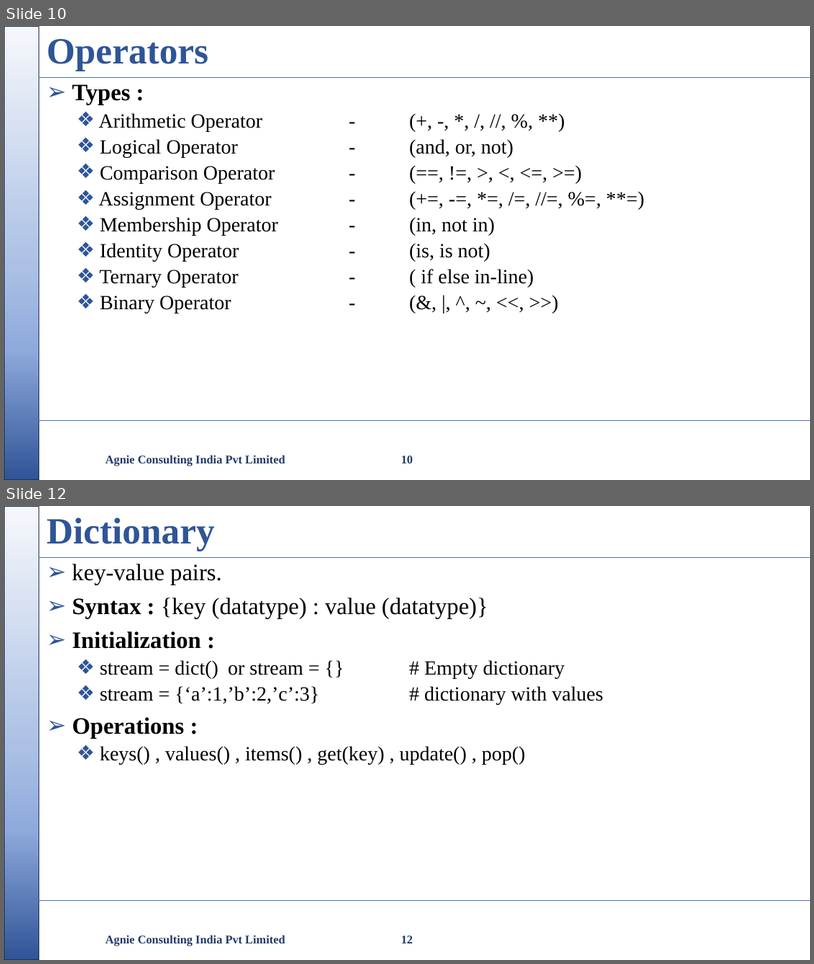
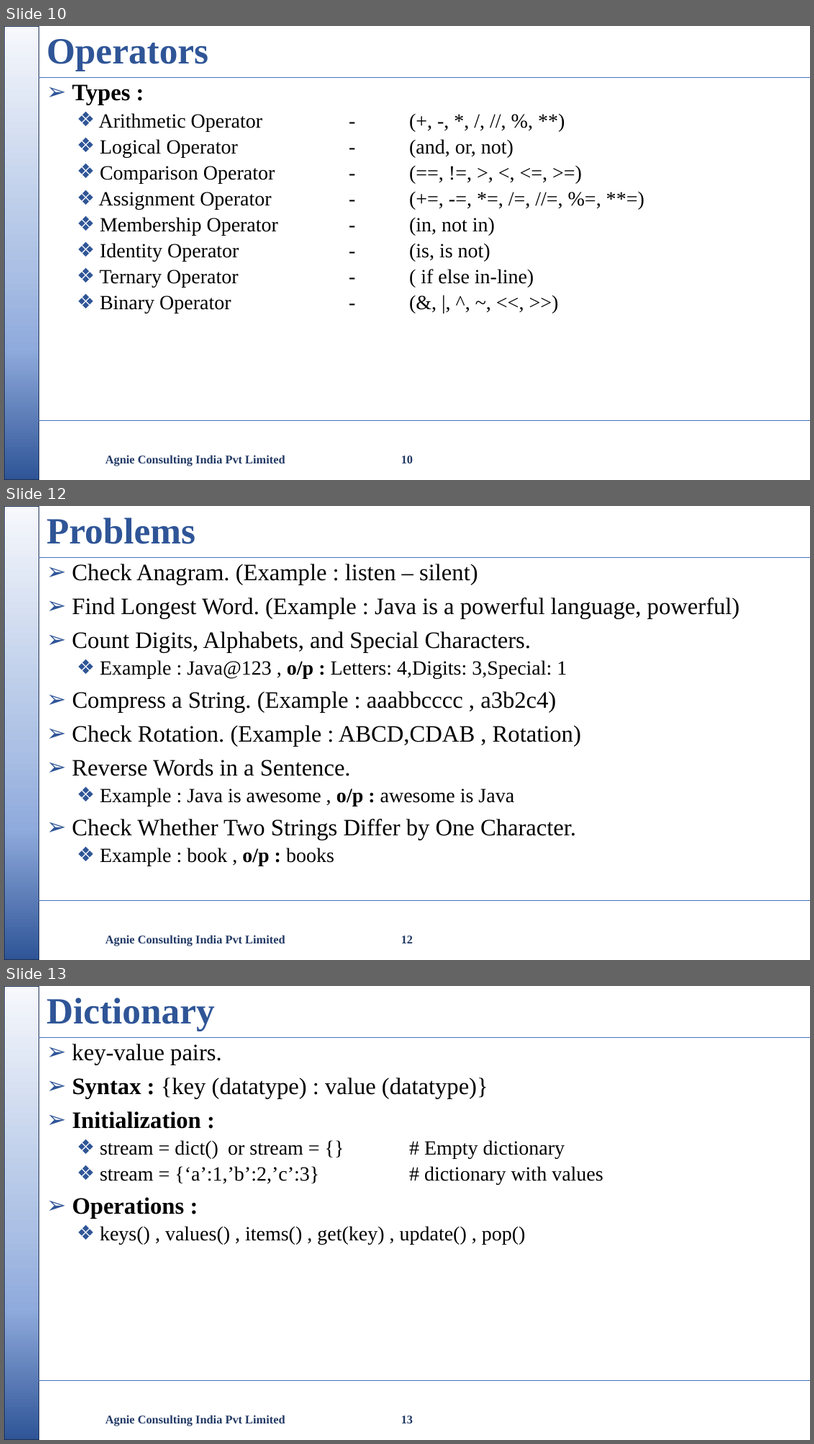
Before and after one commit to nikishdaniel1-del/Python-Cls, a slide deck: python class/Python Class.pptx. Shown one above the other, each under a label of ours: slides 10 and 12 before the commit, slides 10, 12 and 13 after it; the slides between them are not shown. The pictures are 814x964 and 814x1444 pixels, drawn with LibreOffice and Linux fonts; fonts in the diff are those of the drawing; background and template pictures are left out. Boxes give left, top, right and bottom in pixels: in the first picture for what was removed or moved away, otherwise in the second. Text is boxed around its words. In the diff, an @@ line names an element or a change of style, - is before the commit and + after.

```diff
--- a/python class/Python Class.pptx
+++ b/python class/Python Class.pptx
@@ slide 12 added at box(4, 506, 810, 960), background #FFFFFF; not listed: 3 template elements that a slide beside it also shows @@
@@ title added at box(46, 518, 196, 544), 44 pt, text #2F5597, bold @@
+Problems
@@ text added at box(72, 564, 741, 866), 28 pt, text #000000 @@
+➢ Check Anagram. (Example : listen – silent)
+➢ Find Longest Word. (Example : Java is a powerful language, powerful)
+➢ Count Digits, Alphabets, and Special Characters.
+  ❖ Example : Java@123 , o/p : Letters: 4,Digits: 3,Special: 1
+➢ Compress a String. (Example : aaabbcccc , a3b2c4)
+➢ Check Rotation. (Example : ABCD,CDAB , Rotation)
+➢ Reverse Words in a Sentence.
+  ❖ Example : Java is awesome , o/p : awesome is Java
+➢ Check Whether Two Strings Differ by One Character.
+  ❖ Example : book , o/p : books
@@ text added at box(106, 934, 285, 946), 14 pt, text #203864, bold @@
+Agnie Consulting India Pvt Limited
@@ page number added at box(401, 935, 413, 943), 14 pt, text #203864, bold @@
+12
@@ what was slide 12 is now slide 13 @@
@@ page number at box(401, 1415, 413, 1423): text changed @@
-12
+13
```
Also in this commit, not shown: 1 slide changed, 1 other file.
